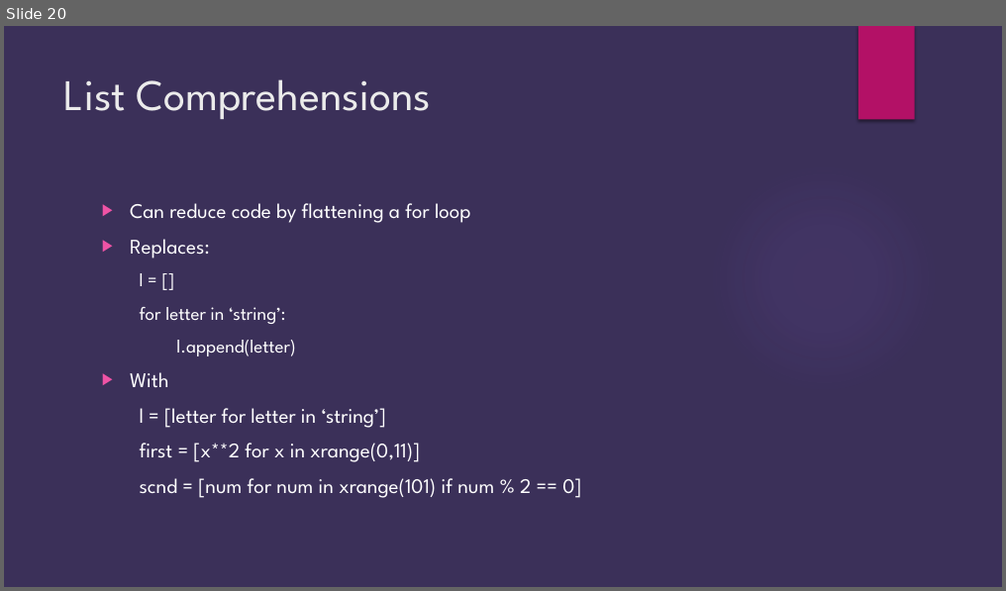
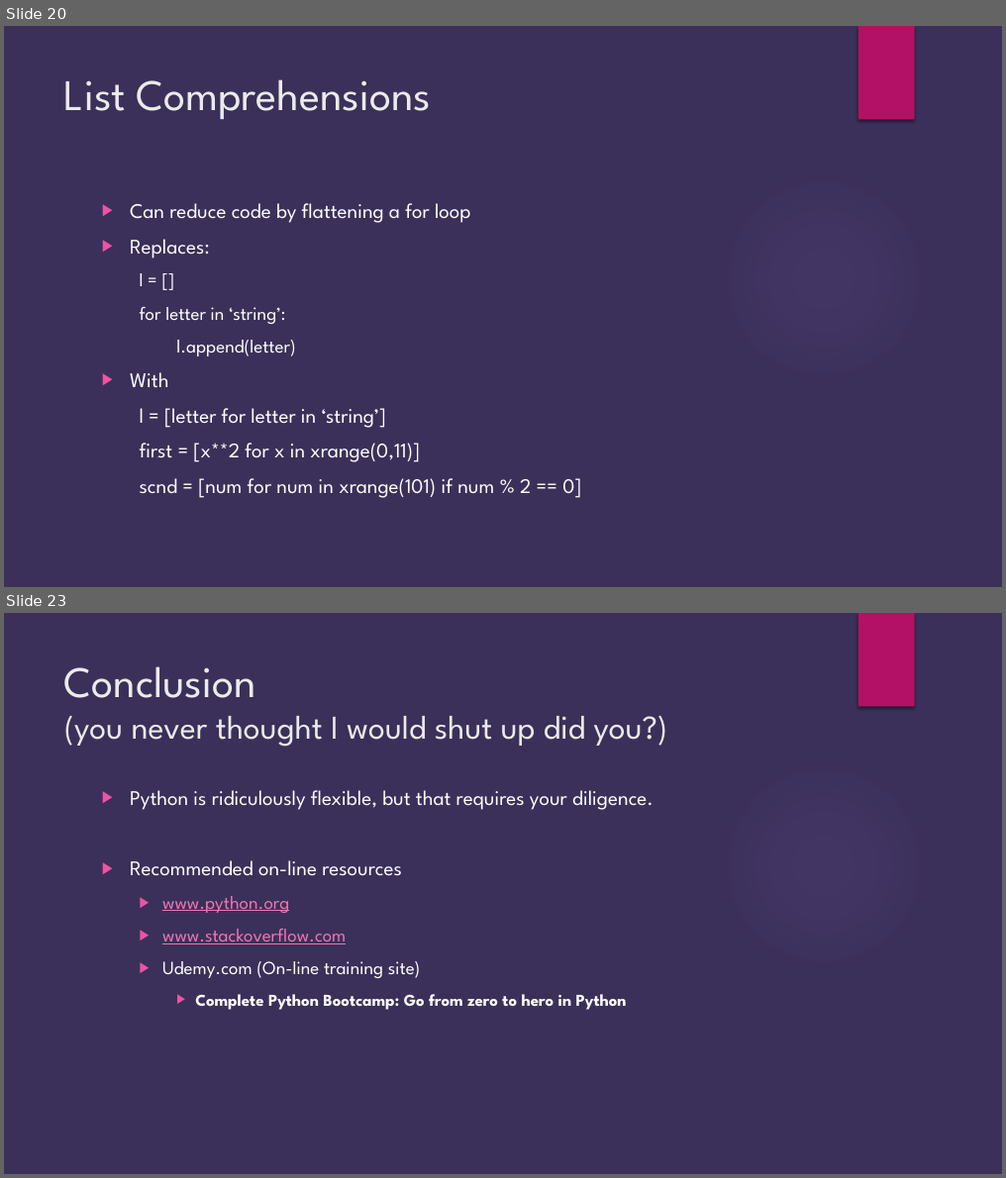
Before and after one commit to brianjgrier/Python-Overview, a slide deck: Python Introduction.pptx. Shown one above the other, each under a label of ours: slide 20 before the commit, slides 20 and 23 after it; the slides between them are not shown. The pictures are 1006x591 and 1006x1178 pixels, drawn with LibreOffice and Linux fonts; fonts in the diff are those of the drawing; background and template pictures are left out. Boxes give left, top, right and bottom in pixels: in the first picture for what was removed or moved away, otherwise in the second. Text is boxed around its words. In the diff, an @@ line names an element or a change of style, - is before the commit and + after.

```diff
--- a/Python Introduction.pptx
+++ b/Python Introduction.pptx
@@ slide 23 added at (x1=4, y1=613, x2=1002, y2=1174), background #3B3059; not listed: 2 template elements that a slide beside it also shows @@
@@ title added at (x1=64, y1=666, x2=668, y2=747), 32 pt, text #EBEBEB @@
+Conclusion
+(you never thought I would shut up did you?)
@@ text added at (x1=130, y1=790, x2=653, y2=1010), 20 pt, text #FFFFFF @@
+▶ Python is ridiculously flexible, but that requires your diligence.
+▶ Recommended on-line resources
+  ▶ www.python.org
+  ▶ www.stackoverflow.com
+  ▶ Udemy.com (On-line training site)
+    ▶ Complete Python Bootcamp: Go from zero to hero in Python
```
Also in this commit, not shown: 12 slides changed, 2 other slides added.
